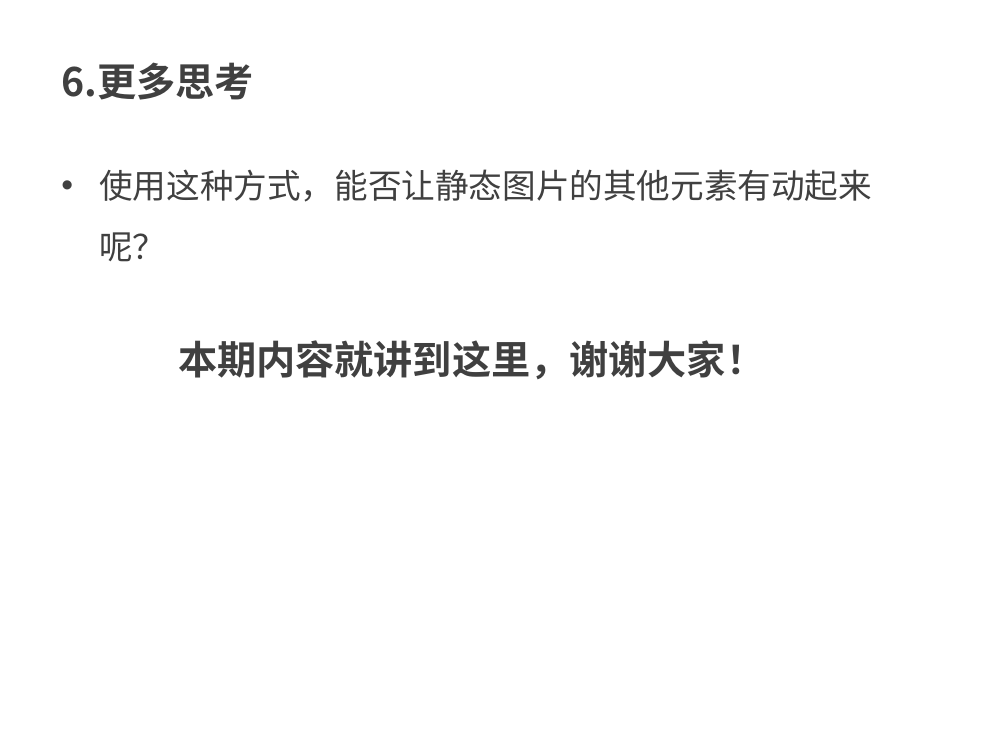
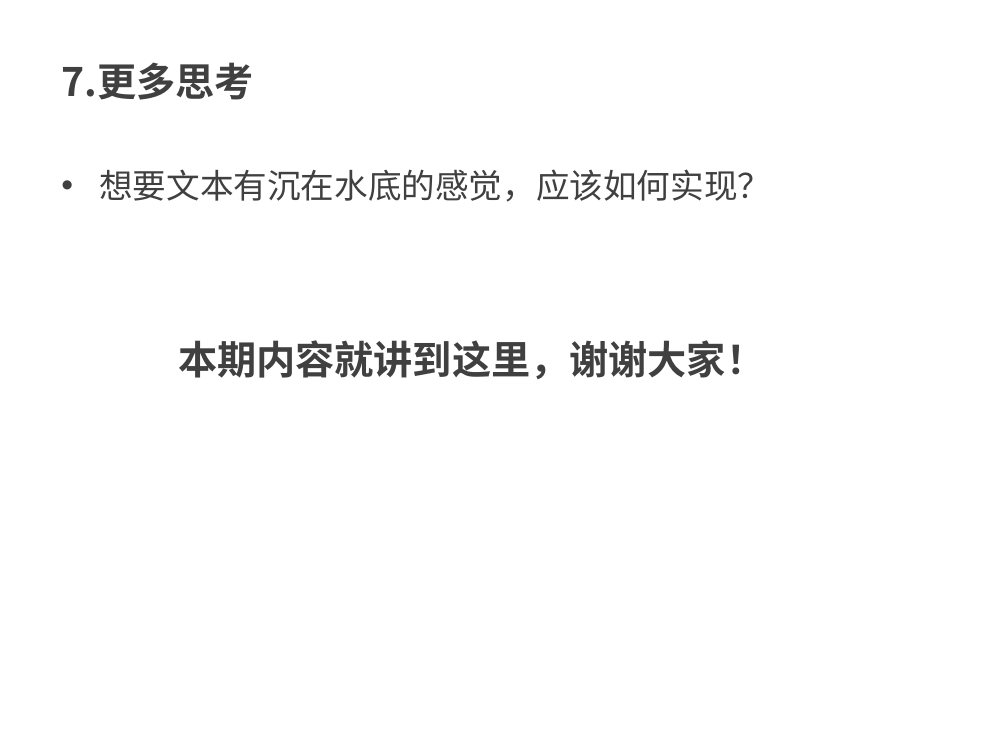
Before and after one commit to kong66/webAni, a slide deck: slide 22 of 18-svg-filter-water-wave/18.pptx (slide 14 before the commit). Drawn at 1008x756 pixels with LibreOffice and Linux fonts; fonts in the diff are those of the drawing. Boxes give left, top, right and bottom in pixels: in the first picture for what was removed or moved away, otherwise in the second. Text is boxed around its words. In the diff, an @@ line names an element or a change of style, - is before the commit and + after.

```diff
--- a/18-svg-filter-water-wave/18.pptx
+++ b/18-svg-filter-water-wave/18.pptx
@@ text at (61, 62, 253, 100): text changed @@
-6.更多思考
+7.更多思考
@@ text at (99, 169, 771, 202): text changed @@
-• 使用这种方式，能否让静态图片的其他元素有动起来呢？
+• 想要文本有沉在水底的感觉，应该如何实现？
```
Also in this commit, not shown: 2 other slides changed, 19 slides added, 11 slides removed, 7 other files.
